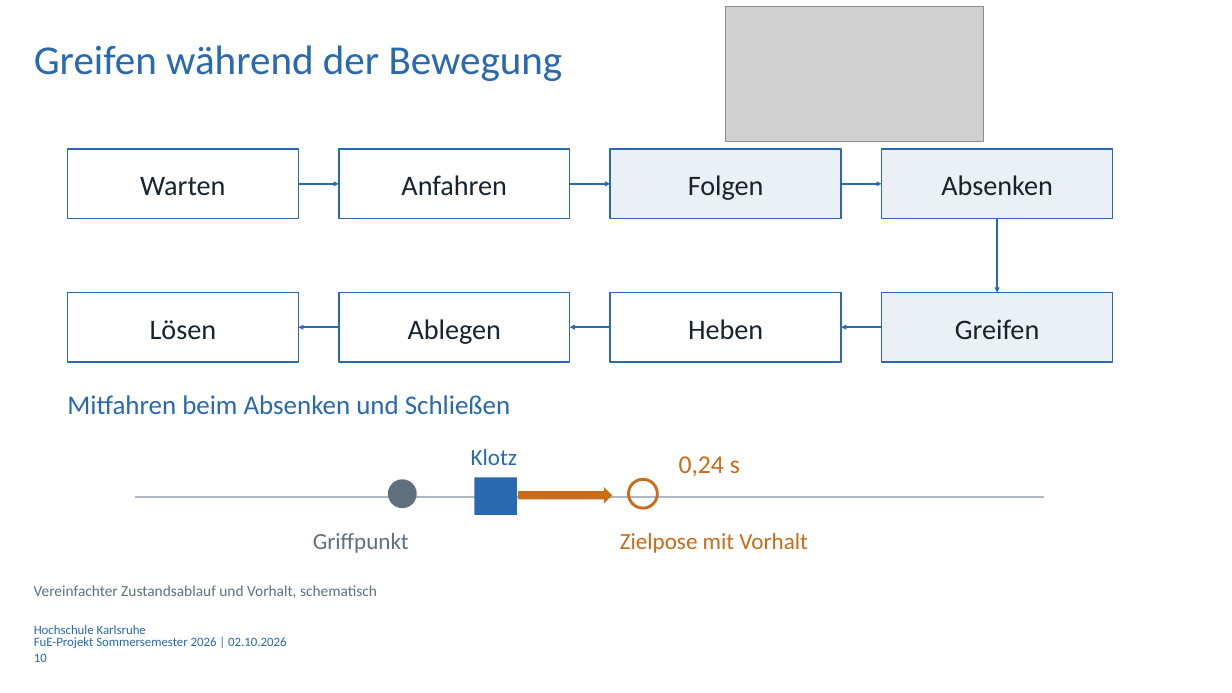
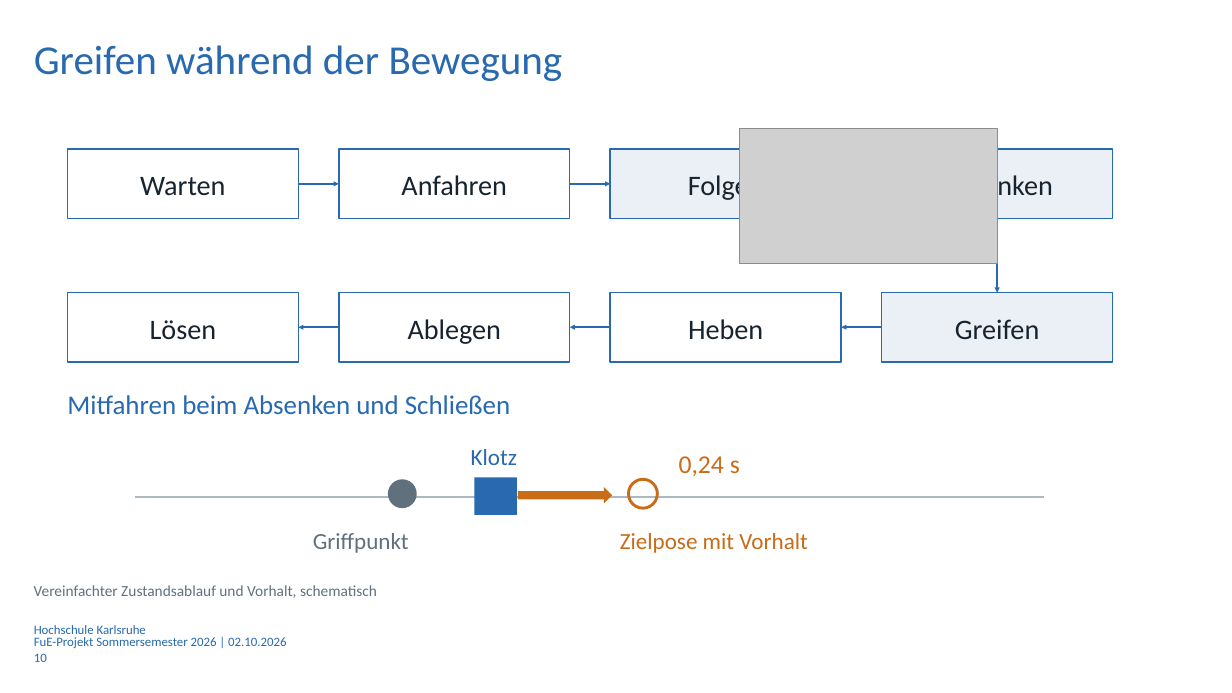
Before and after one commit to Luze212/roboter_tetris, a slide deck: slide 10 of Projektbericht/Presentation/Abschlussprasentation_RoboterTetris_V01.pptx. Drawn at 1232x693 pixels with LibreOffice and Linux fonts; fonts in the diff are those of the drawing; grey boxes stand for pictures; background and template pictures are left out. Boxes give left, top, right and bottom in pixels: in the first picture for what was removed or moved away, otherwise in the second. Text is boxed around its words. In the diff, an @@ line names an element or a change of style, - is before the commit and + after.

```diff
--- a/Projektbericht/Presentation/Abschlussprasentation_RoboterTetris_V01.pptx
+++ b/Projektbericht/Presentation/Abschlussprasentation_RoboterTetris_V01.pptx
@@ picture moved from (x1=726, y1=6, x2=982, y2=141) to (x1=740, y1=128, x2=997, y2=263) @@
@@ arrow removed from (841, 184) to (882, 184) @@
```
Also in this commit, not shown: 2 other slides changed, 1 slide added, 1 slide removed, 2 other files.
